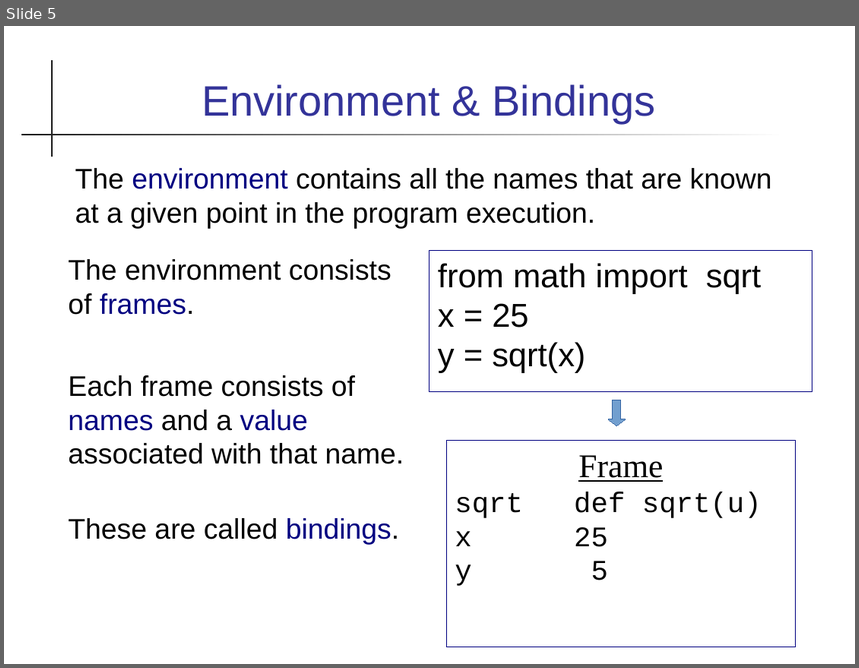
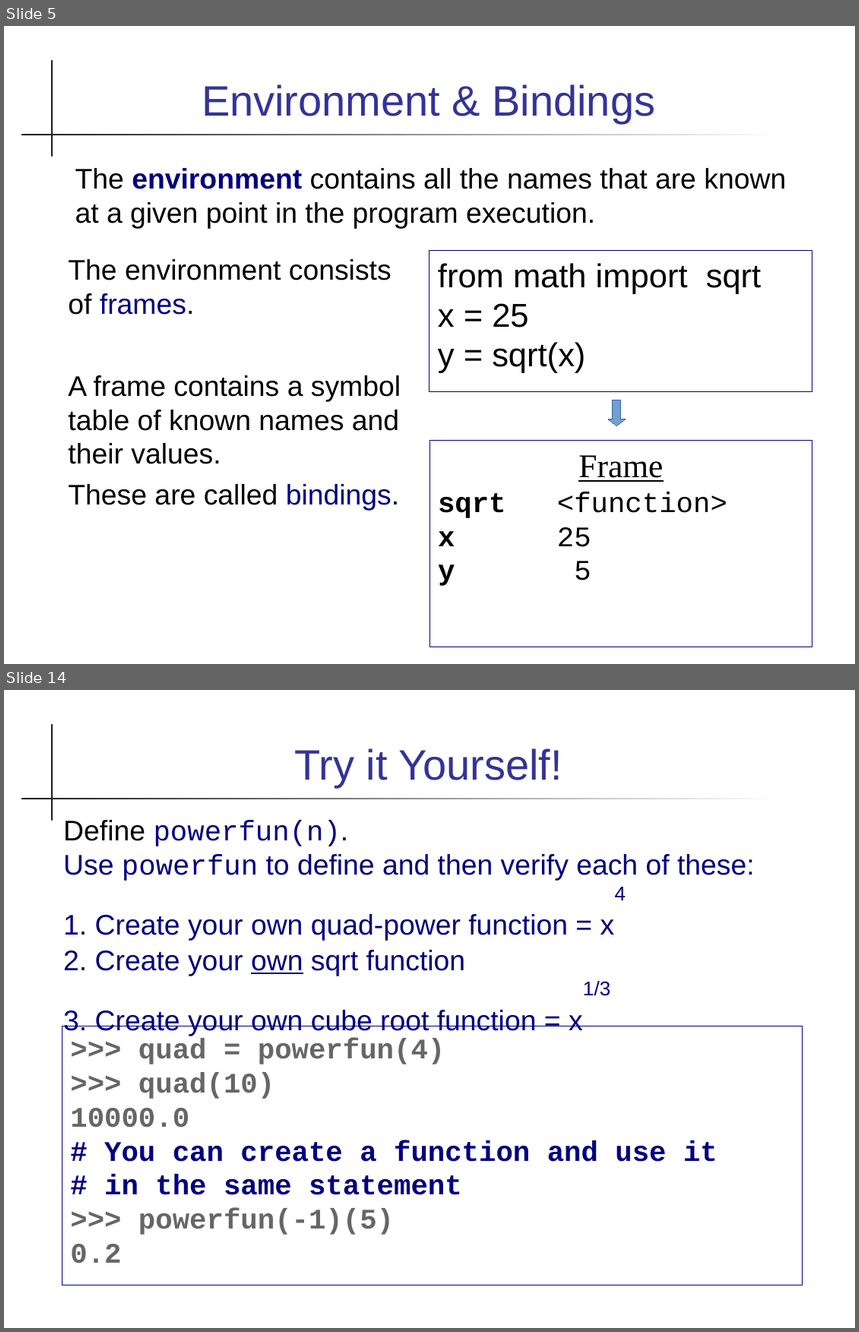
Before and after one commit to cpske/Prog2, a slide deck: functional/Functional-Programming.pptx. Shown one above the other, each under a label of ours: slide 5 before the commit, slides 5 and 14 after it; the slides between them are not shown. The pictures are 859x668 and 859x1332 pixels, drawn with LibreOffice and Linux fonts; fonts in the diff are those of the drawing. Boxes give left, top, right and bottom in pixels: in the first picture for what was removed or moved away, otherwise in the second. Text is boxed around its words. In the diff, an @@ line names an element or a change of style, - is before the commit and + after.

Commit message:
add feedback & presentation on functional prog.

```diff
--- a/functional/Functional-Programming.pptx
+++ b/functional/Functional-Programming.pptx
@@ slide 14 added at [4, 690, 855, 1328], background #FFFFFF; not listed: 2 template elements that a slide beside it also shows @@
@@ text added at [294, 749, 563, 787], 36 pt, text #333399 @@
+Try it Yourself!
@@ text added at [63, 820, 755, 1036], 24 pt, text #000080 @@
+Define powerfun(n).
+Use powerfun to define and then verify each of these:
+1. Create your own quad-power function = x4
+2. Create your own sqrt function
+3. Create your own cube root function = x1/3
@@ rectangle added at [62, 1026, 803, 1286], outline #000080 0.75 pt, 24 pt, text #666666, bold @@
+>>> quad = powerfun(4)
+>>> quad(10)
+10000.0
+# You can create a function and use it
+# in the same statement
+>>> powerfun(-1)(5)
+0.2
@@ slide 5 changed as well @@
@@ text "The environment contains all the ..." at [75, 168, 786, 229]: bold on in "environment" @@
@@ text at [68, 376, 401, 465]: text changed @@
-Each frame consists of names and a value associated with that name.
+A frame contains a symbol table of known names and their values.
@@ rectangle "Frame": place and size @@
-rectangle "Frame" at [446, 440, 796, 648]
+rectangle "Frame" at [430, 440, 813, 648]
@@ text in rectangle at [438, 492, 728, 518]: text changed @@
-sqrt def sqrt(u)
+sqrt <function>
@@ text in rectangle at [557, 528, 591, 581]: bold on in "x", "y" @@
```
Also in this commit, not shown: 3 other slides changed, 20 other slides added, 2 slides removed, 4 other files.
